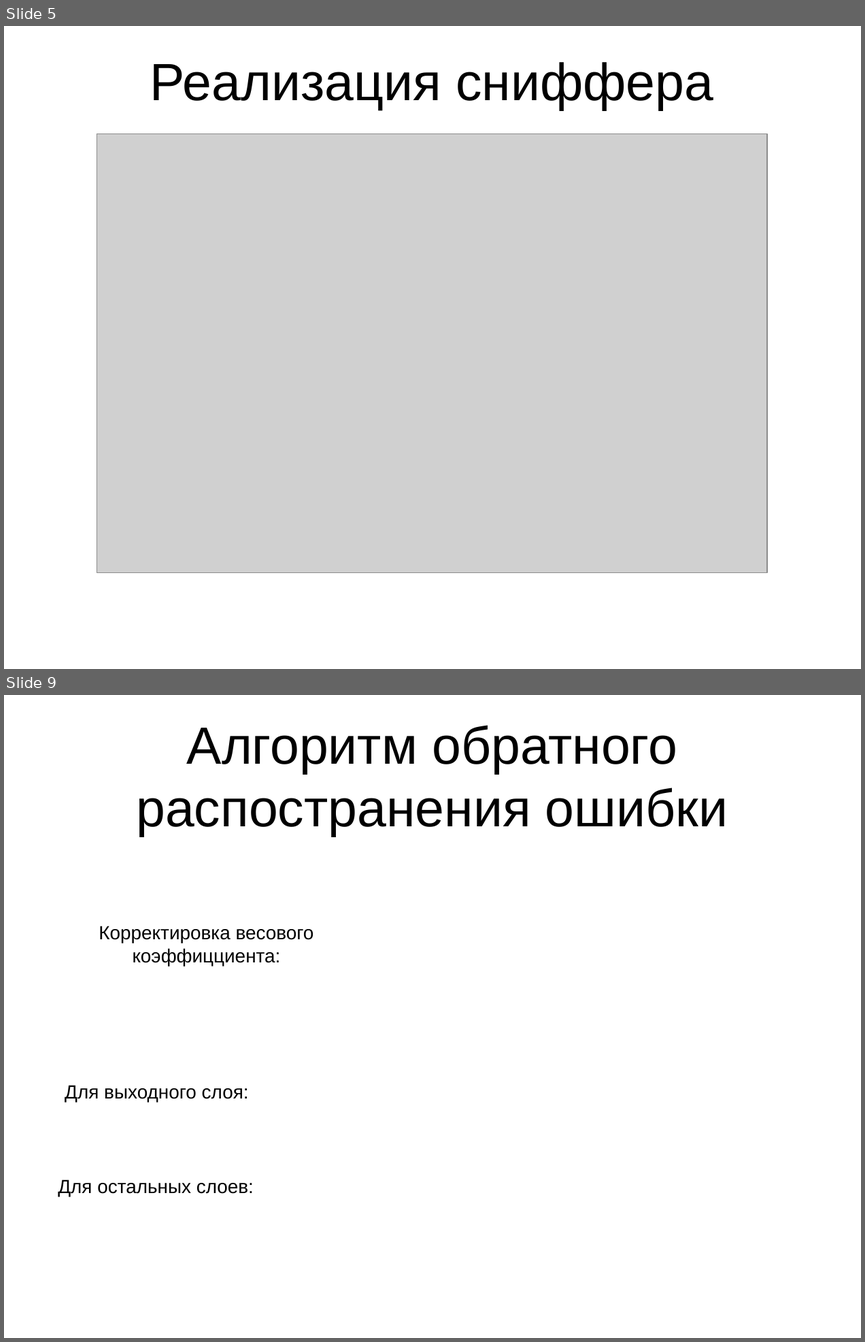
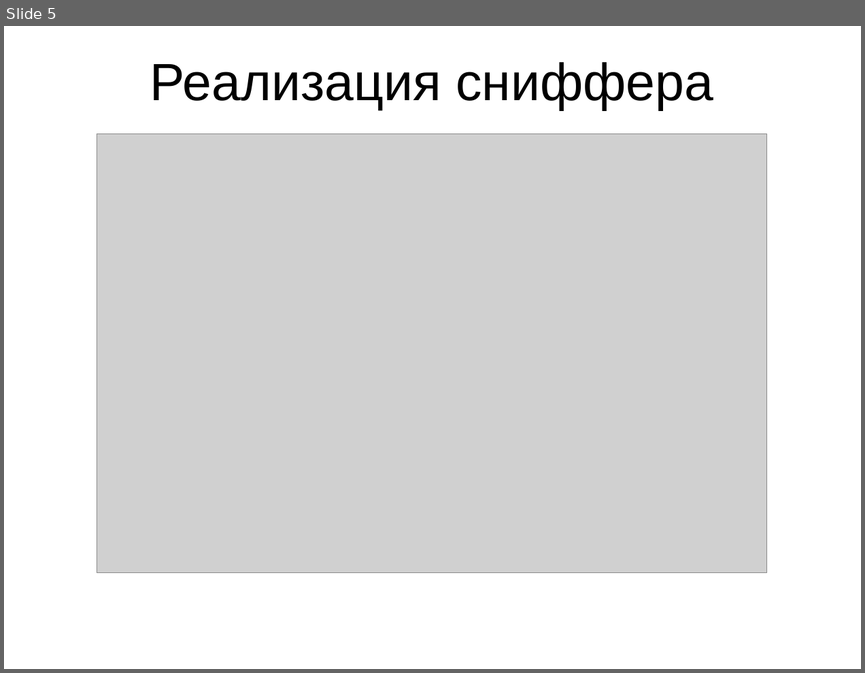
Before and after one commit to ViktorTarasenko/networkSecurityAnalyzer, a slide deck: презентация.pptx. Shown one above the other, each under a label of ours: slides 5 and 9 before the commit, slide 5 after it; the slides between them are not shown. The pictures are 865x1342 and 865x673 pixels, drawn with LibreOffice and Linux fonts; fonts in the diff are those of the drawing; grey boxes stand for pictures. Boxes give left, top, right and bottom in pixels: in the first picture for what was removed or moved away, otherwise in the second. Text is boxed around its words. In the diff, an @@ line names an element or a change of style, - is before the commit and + after.

```diff
--- a/презентация.pptx
+++ b/презентация.pptx
@@ slide 9 removed at (x1=4, y1=695, x2=861, y2=1338), background #FFFFFF @@
@@ text removed at (x1=136, y1=725, x2=728, y2=836) @@
-Алгоритм обратного распостранения ошибки
@@ text removed at (x1=99, y1=926, x2=314, y2=966) @@
-Корректировка весового коэффицциента:
@@ text removed at (x1=65, y1=1085, x2=249, y2=1102) @@
-Для выходного слоя:
@@ text removed at (x1=58, y1=1179, x2=254, y2=1196) @@
-Для остальных слоев:
```
Also in this commit, not shown: 10 slides changed, 8 slides added, 7 other slides removed, 1 other file.
